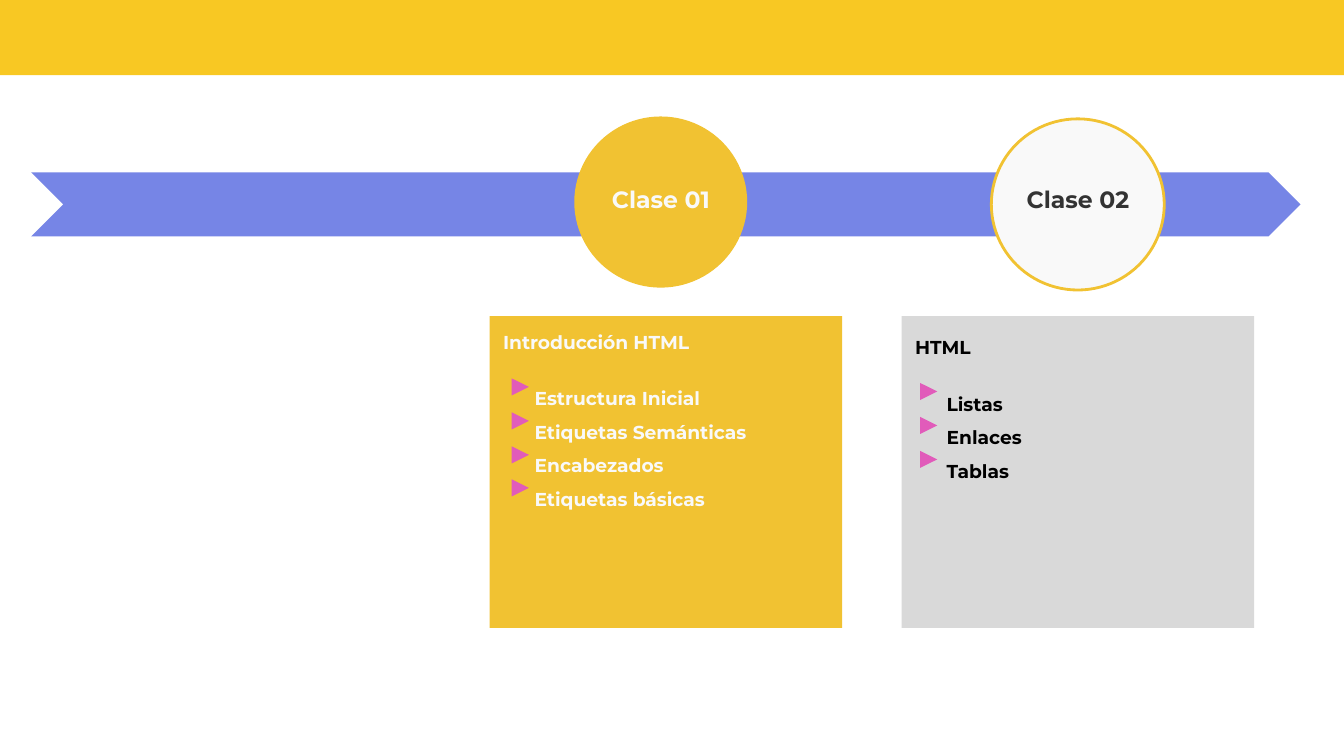
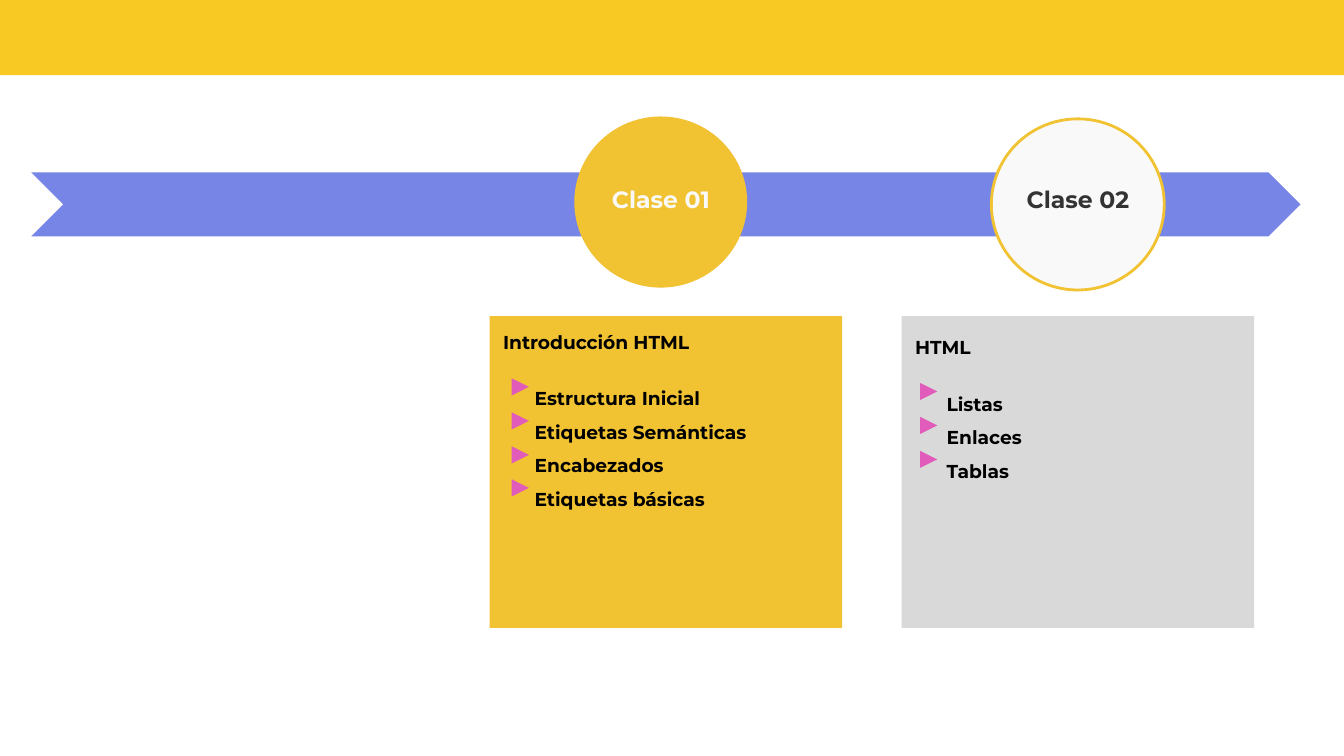
Before and after one commit to DevJumpProf/comision23570, a slide deck: slide 3 of Material Teorico/Clase_01_Introduccion_HTML/1. Introducción HTML.pptx. Drawn at 1344x756 pixels with LibreOffice and Linux fonts; fonts in the diff are those of the drawing; background and template pictures are left out. Boxes give left, top, right and bottom in pixels: in the first picture for what was removed or moved away, otherwise in the second. Text is boxed around its words. In the diff, an @@ line names an element or a change of style, - is before the commit and + after.

Commit message:
clase del dia

```diff
--- a/Material Teorico/Clase_01_Introduccion_HTML/1. Introducción HTML.pptx
+++ b/Material Teorico/Clase_01_Introduccion_HTML/1. Introducción HTML.pptx
@@ title "Introducción HTML" at [503,334,747,510]: text colour #F9F9F9 to #000000 @@
```
Also in this commit, not shown: 58 other files.
